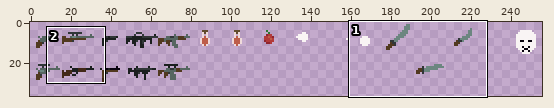
One commit to this pixel-art file: assets/icons/Items-Sheet.aseprite. The first picture is a wide view before the edit; the outline marks the close-up.
Close-up. As it was:
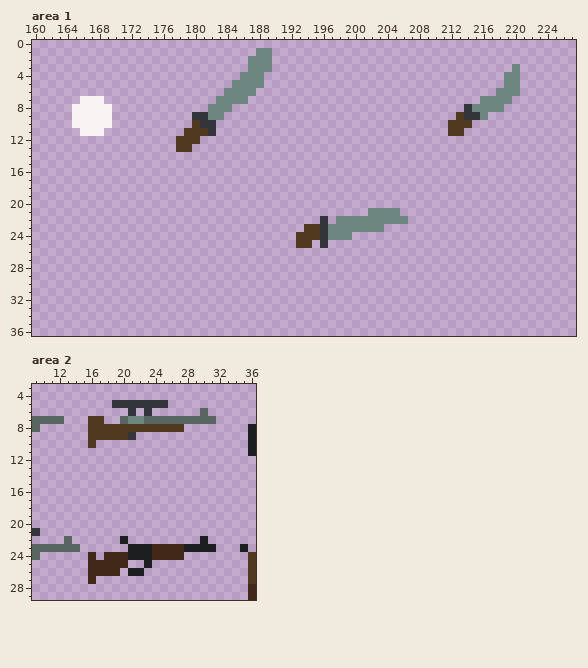
256x64 pixels, 1 frame. Shown: area 1: x 160..227, y 0..36; area 2: x 9..36, y 3..29. The wide view leaves out empty margins.
The same view after the edit:
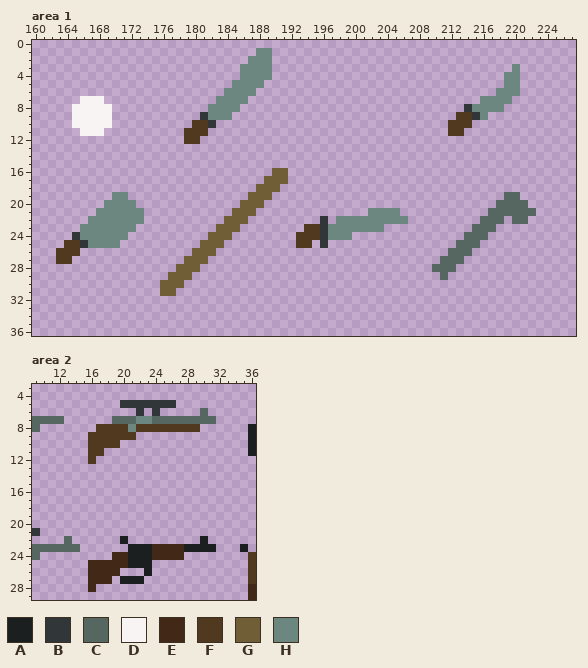
Palette (. is transparent): A #1b1f1f  B #313738  C #566661  D #f9f4f4  E #422817  F #51391f  G #6f5e36  H #6c8680
Change:
Area 1, layer "Layer 1":
y 3: x 186 . -> H
y 4: x 189 . -> H
y 8: x 185 . -> H
y 9: x 180 B -> .; x 184 . -> H; x 214 B -> F
y 10: x 181 B -> F
y 11: x 182 B -> .
y 12: x 178 F -> .
y 13: x 178..179 FF -> ..
y 16: x 190..191 .. -> GG
y 17: x 189..191 ... -> GGG
y 18: x 188..190 ... -> GGG
y 19: x 170..171 .. -> HH; x 187..189 ... -> GGG; x 219..220 .. -> CC
y 20: x 169..172 .... -> HHHH; x 186..188 ... -> GGG; x 218..221 .... -> CCCC
y 21: x 168..173 ...... -> HHHHHH; x 185..187 ... -> GGG; x 217..222 ...... -> CCCCCC
y 22: x 167..173 ....... -> HHHHHHH; x 184..186 ... -> GGG; x 216..218 ... -> CCC; x 220..221 .. -> CC
y 23: x 166..172 ....... -> HHHHHHH; x 183..185 ... -> GGG; x 215..217 ... -> CCC
y 24: x 165..171 ....... -> BHHHHHH; x 182..184 ... -> GGG; x 214..216 ... -> CCC
y 25: x 164..170 ....... -> FFBHHHH; x 181..183 ... -> GGG; x 213..215 ... -> CCC
y 26: x 163..165 ... -> FFF; x 180..182 ... -> GGG; x 212..214 ... -> CCC
y 27: x 163..164 .. -> FF; x 179..181 ... -> GGG; x 211..213 ... -> CCC
y 28: x 178..180 ... -> GGG; x 210..212 ... -> CCC
y 29: x 177..179 ... -> GGG; x 211 . -> C
y 30: x 176..178 ... -> GGG
y 31: x 176..177 .. -> GG
Area 2, layer "Layer 1":
y 5: x 19 B -> .; x 26 . -> B
y 6: x 21..24 B.B. -> .B.B
y 7: x 16..17 FF -> ..; x 19 . -> C; x 21 H -> C; x 23 C -> H
y 8: x 16 F -> .; x 21 F -> H; x 28..29 .. -> FF
y 9: x 21 B -> F
y 10: x 17..19 ... -> FFF
y 11: x 16..17 .. -> FF
y 12: x 16 . -> F
y 24: x 16 E -> .; x 18 E -> .
y 25: x 21..22 .. -> AA
y 26: x 21..23 AA. -> ..A
y 27: x 17..18 .. -> EE; x 20..22 ... -> AAA
y 28: x 16 . -> E
Pixel boxes of the changes (left, top, right, bottom) in both close-ups:
changed: (176, 64, 272, 152)
changed: (464, 112, 472, 120)
added: (160, 168, 288, 296)
added: (56, 192, 144, 264)
added: (432, 192, 536, 280)
changed: (88, 400, 200, 464)
changed: (88, 552, 152, 592)
